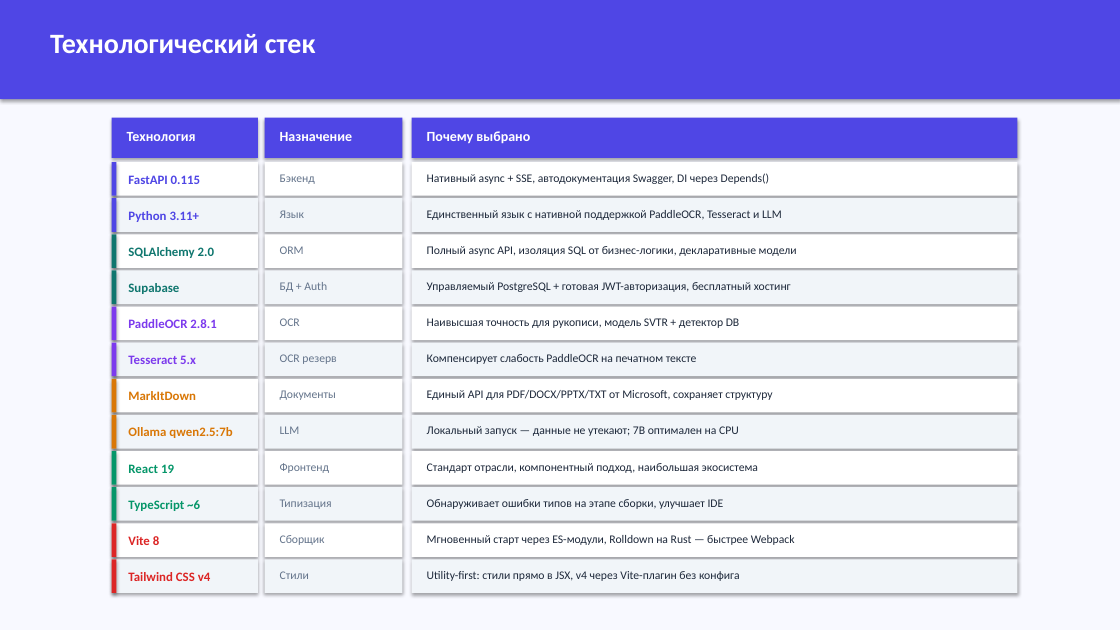
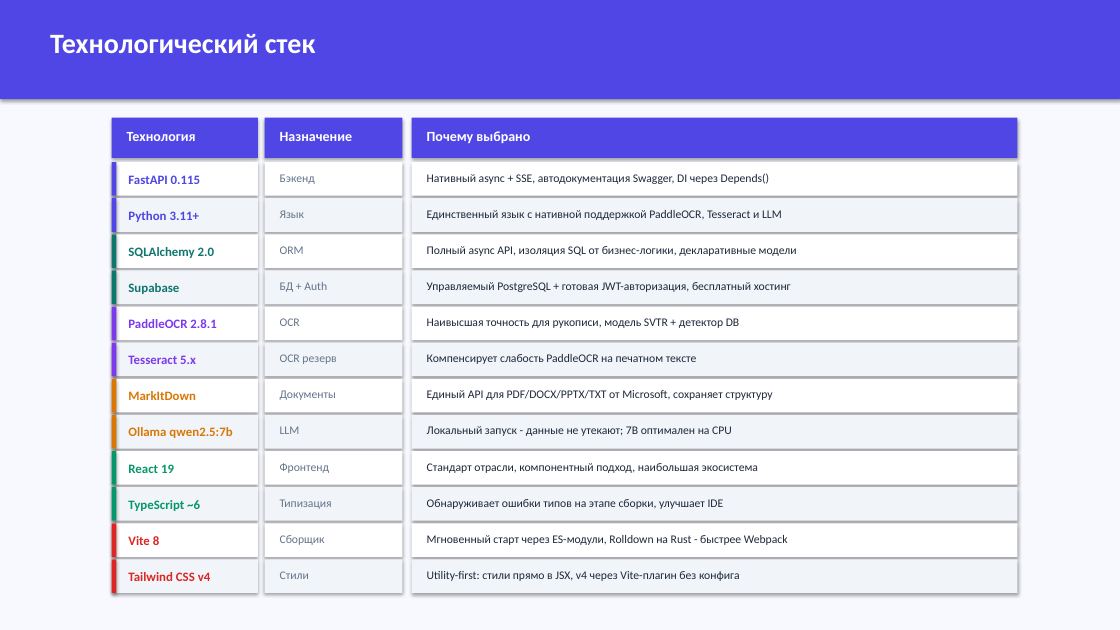
Before and after one commit to KatyaDolgova/russian-handwriting-checker, a slide deck: slide 17 of russian-handwriting-checker-new/RusYazyk_AI_v2.pptx. Drawn at 1120x630 pixels with LibreOffice and Linux fonts; fonts in the diff are those of the drawing. Boxes give left, top, right and bottom in pixels: in the first picture for what was removed or moved away, otherwise in the second. Text is boxed around its words. In the diff, an @@ line names an element or a change of style, - is before the commit and + after.

```diff
--- a/russian-handwriting-checker-new/RusYazyk_AI_v2.pptx
+++ b/russian-handwriting-checker-new/RusYazyk_AI_v2.pptx
@@ text at [427,426,732,436]: text changed @@
-Локальный запуск — данные не утекают; 7B оптимален на CPU
+Локальный запуск - данные не утекают; 7B оптимален на CPU
@@ text at [427,535,788,545]: text changed @@
-Мгновенный старт через ES-модули, Rolldown на Rust — быстрее Webpack
+Мгновенный старт через ES-модули, Rolldown на Rust - быстрее Webpack
```
Also in this commit, not shown: 15 other slides changed, 8 other files.
